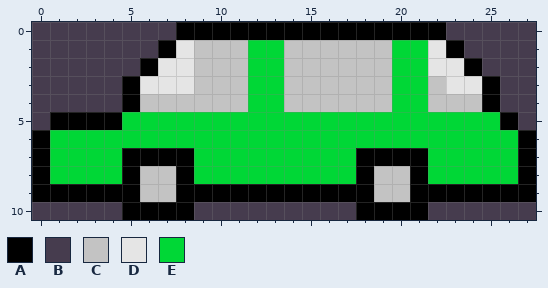
Two states of a pixel-art sprite, Assets/monster/2.png. The picture above is the old version.
The file is 28x11 pixels.
Palette (. is transparent): A #000000  B #463c4e  C #c3c3c3  D #e5e5e5  E #00d736
Pixels before, first column x 0:
 0 BBBBBBBBAAAAAAAAAAAAAAABBBBB
 1 BBBBBBBADCCCEECCCCCCEEDABBBB
 2 BBBBBBADDCCCEECCCCCCEEDDABBB
 3 BBBBBADDDCCCEECCCCCCEECDDABB
 4 BBBBBACCCCCCEECCCCCCEECCCABB
 5 BAAAAEEEEEEEEEEEEEEEEEEEEEAB
 6 AEEEEEEEEEEEEEEEEEEEEEEEEEEA
 7 AEEEEAAAAEEEEEEEEEAAAAEEEEEA
 8 AEEEEACCAEEEEEEEEEACCAEEEEEA
 9 AAAAAACCAAAAAAAAAAACCAAAAAAA
10 BBBBBAAAABBBBBBBBBAAAABBBBBB
Now the later version:
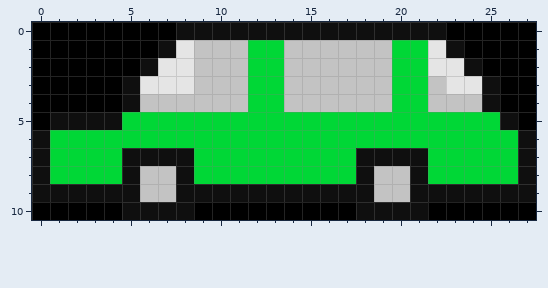
Change:
colour A: #000000 -> #0f0f0f
colour B: #463c4e -> #000000
Changed places in both pictures, as pixel boxes (x1, y1, x2, y2):
changed: (32, 22, 536, 220)
